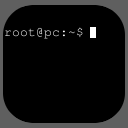
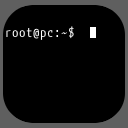
The second 128x128 image is a revision of the first. Changes to its layers:
painted on "root@pc:~$" over <box>5,26,83,40</box>
